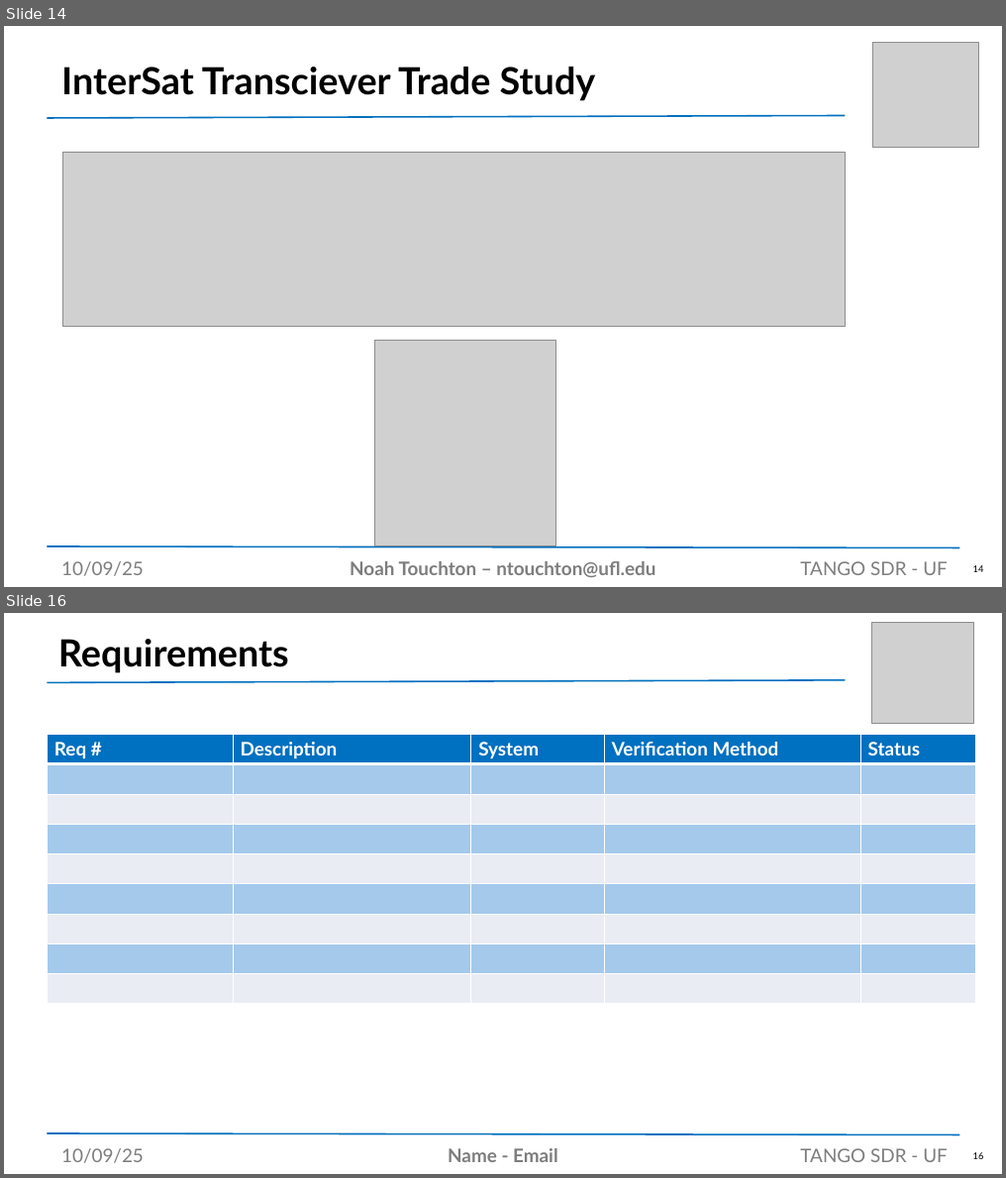
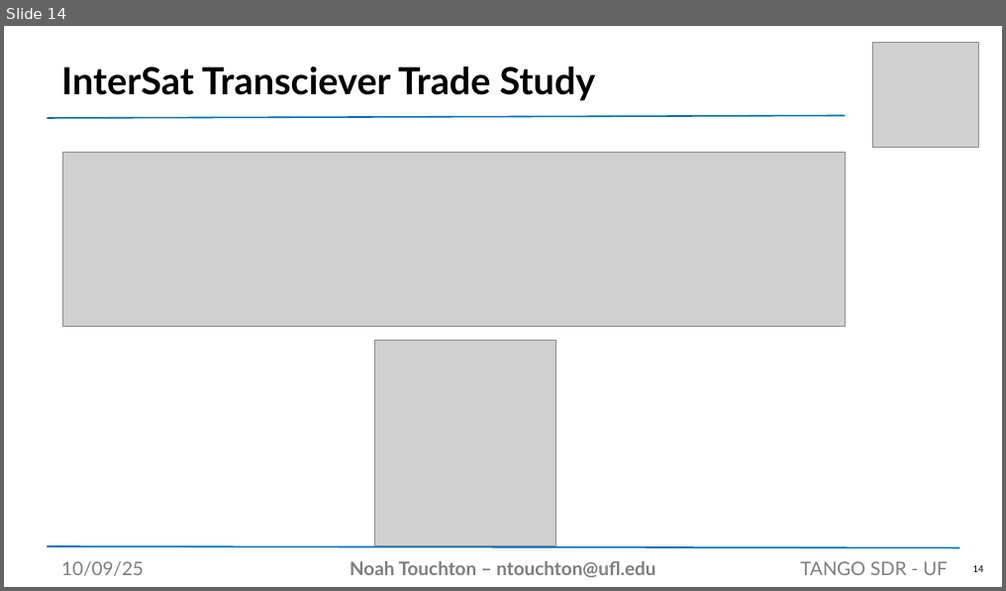
Before and after one commit to noahtouchton/School, a slide deck: Fall 2025/Aero Design 1/PowerPoint/SDR Presentation Template.pptx. Shown one above the other, each under a label of ours: slides 14 and 16 before the commit, slide 14 after it; the slides between them are not shown. The pictures are 1006x1178 and 1006x591 pixels, drawn with LibreOffice and Linux fonts; fonts in the diff are those of the drawing; grey boxes stand for pictures. Boxes give left, top, right and bottom in pixels: in the first picture for what was removed or moved away, otherwise in the second. Text is boxed around its words. In the diff, an @@ line names an element or a change of style, - is before the commit and + after.

```diff
--- a/Fall 2025/Aero Design 1/PowerPoint/SDR Presentation Template.pptx
+++ b/Fall 2025/Aero Design 1/PowerPoint/SDR Presentation Template.pptx
@@ slide 16 removed at bbox=[4, 613, 1002, 1174], background #FFFFFF @@
@@ title removed at bbox=[58, 639, 289, 673] @@
-Requirements
@@ picture removed at bbox=[871, 622, 973, 724] @@
@@ line removed from (48, 682) to (846, 680) @@
@@ table removed at bbox=[47, 735, 975, 1004], 9 rows, 5 columns @@
-Req # | Description | System | Verification Method | Status
- |  |  |  | 
- |  |  |  | 
- |  |  |  | 
- |  |  |  | 
- |  |  |  | 
- |  |  |  | 
- |  |  |  | 
- |  |  |  | 
@@ line removed from (48, 1134) to (960, 1136) @@
@@ text removed at bbox=[61, 1149, 144, 1163] @@
-10/09/25
@@ text removed at bbox=[448, 1149, 558, 1162] @@
-Name - Email
@@ text removed at bbox=[800, 1149, 947, 1162] @@
-TANGO SDR - UF
@@ page number removed at bbox=[973, 1153, 984, 1159] @@
-16
```
Also in this commit, not shown: 6 slides changed, 19 slides added, 1 other slide removed, 5 other files.
